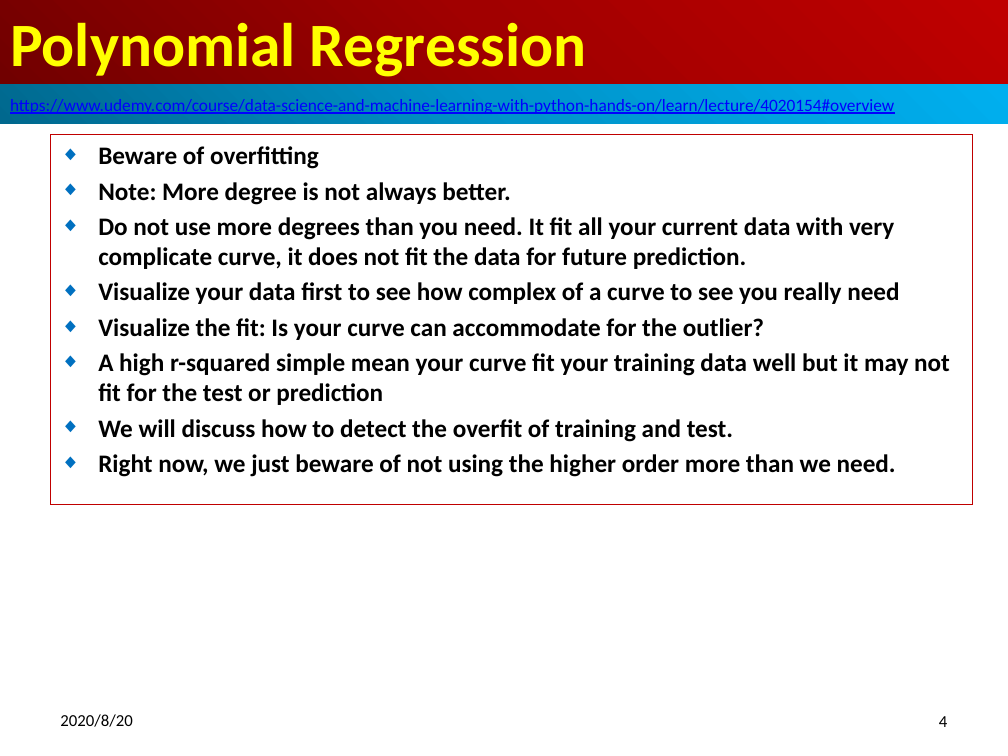
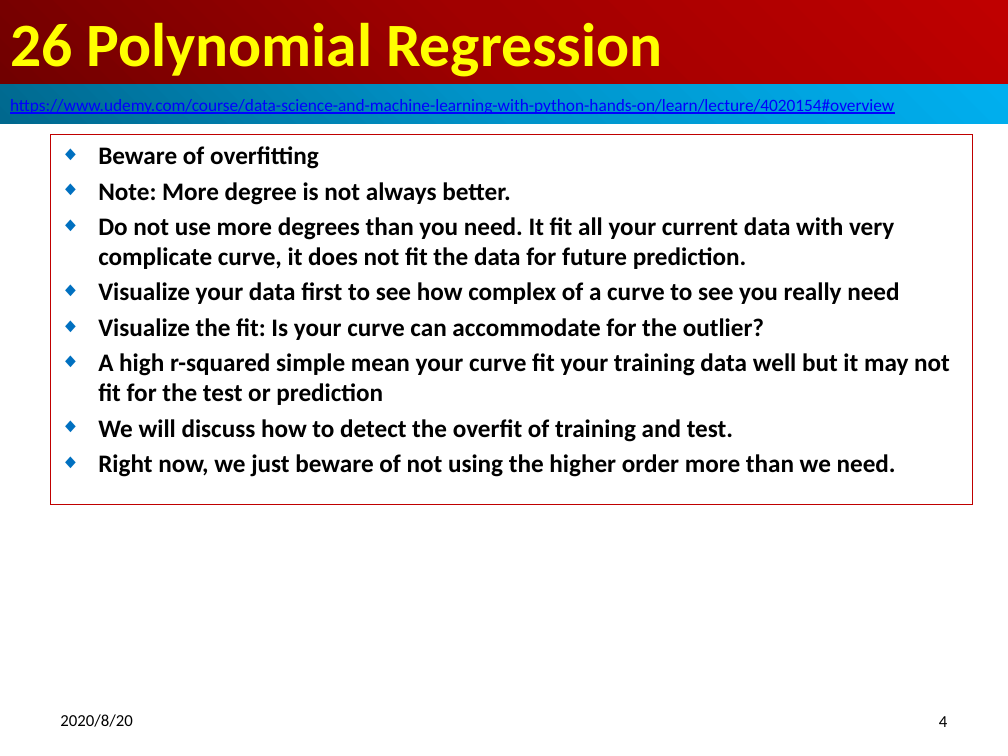
Before and after one commit to peterhchen/900_Python_ML_DS_DL, a slide deck: slide 4 of 026_PolynomialRegression.pptx. Drawn at 1008x756 pixels with LibreOffice and Linux fonts; fonts in the diff are those of the drawing. Boxes give left, top, right and bottom in pixels: in the first picture for what was removed or moved away, otherwise in the second. Text is boxed around its words. In the diff, an @@ line names an element or a change of style, - is before the commit and + after.

```diff
--- a/026_PolynomialRegression.pptx
+++ b/026_PolynomialRegression.pptx
@@ title at [10,22,662,77]: text changed @@
-Polynomial Regression
+26 Polynomial Regression
```
Also in this commit, not shown: 2 other slides changed, 7 other files.
